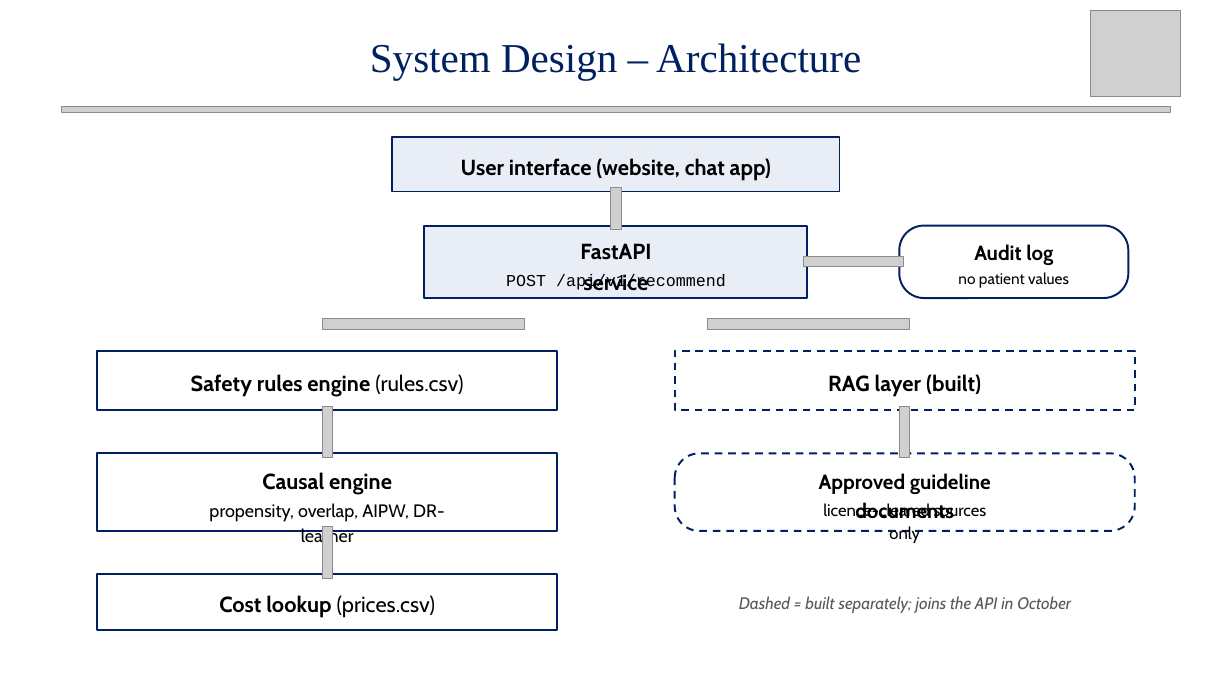
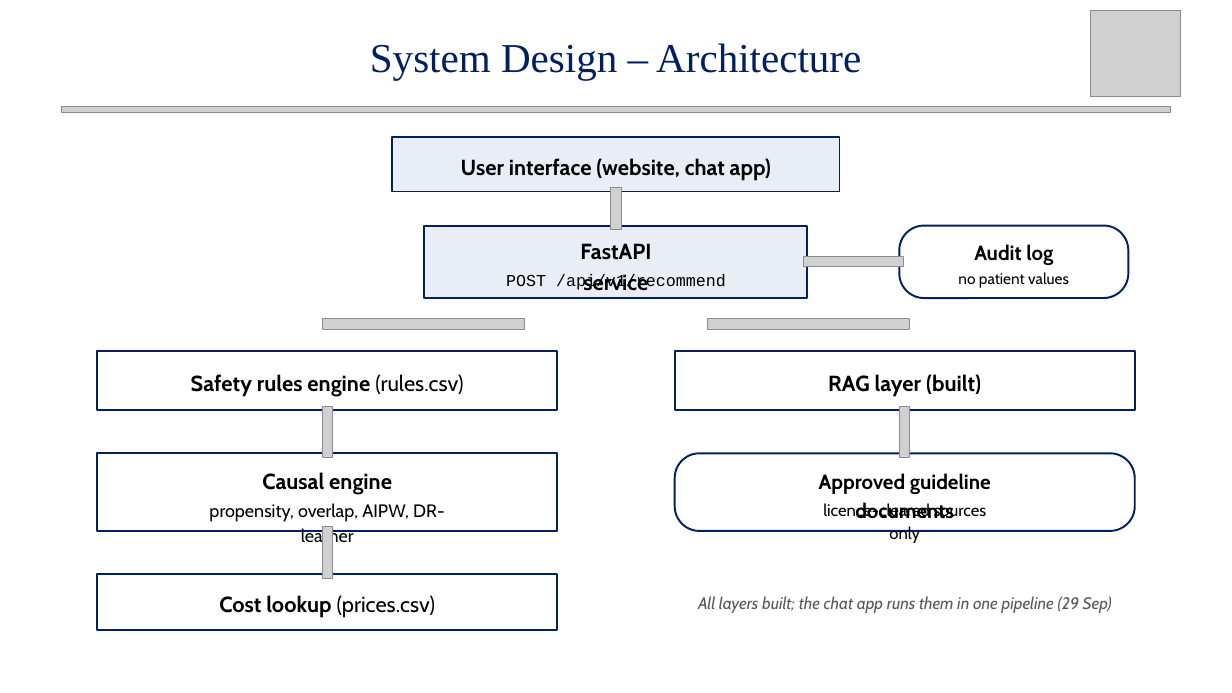
Before and after one commit to Rhian-Roy/DiaCausal-CDSS, a slide deck: slide 14 of docs/midsem/Intelligent_Diabetes_CDSS_MidSem_updated.pptx. Drawn at 1232x693 pixels with LibreOffice and Linux fonts; fonts in the diff are those of the drawing; grey boxes stand for pictures; background and template pictures are left out. Boxes give left, top, right and bottom in pixels: in the first picture for what was removed or moved away, otherwise in the second. Text is boxed around its words. In the diff, an @@ line names an element or a change of style, - is before the commit and + after.

```diff
--- a/docs/midsem/Intelligent_Diabetes_CDSS_MidSem_updated.pptx
+++ b/docs/midsem/Intelligent_Diabetes_CDSS_MidSem_updated.pptx
@@ rectangle at (675,351,1135,411): outline #002060 1.5 pt dashed to #002060 1.5 pt @@
@@ rounded rectangle at (675,454,1135,531): outline #002060 1.5 pt dashed to #002060 1.5 pt @@
@@ text at (698,596,1112,613): text changed @@
-Dashed = built separately; joins the API in October
+All layers built; the chat app runs them in one pipeline (29 Sep)
```
Also in this commit, not shown: 9 other slides changed, 1 slide added, 21 other files.
